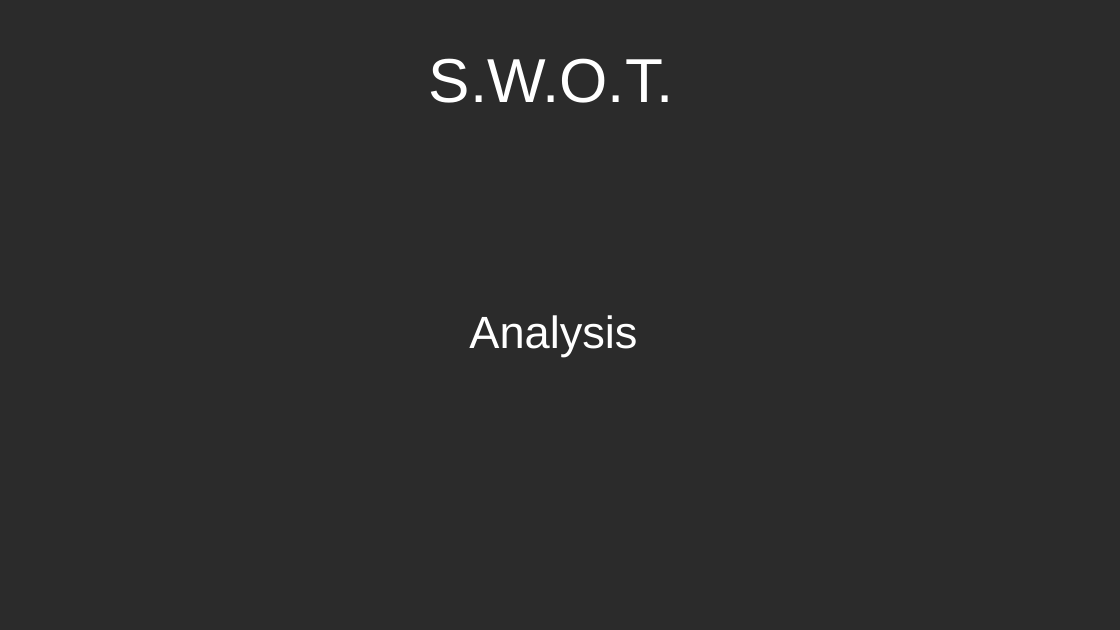
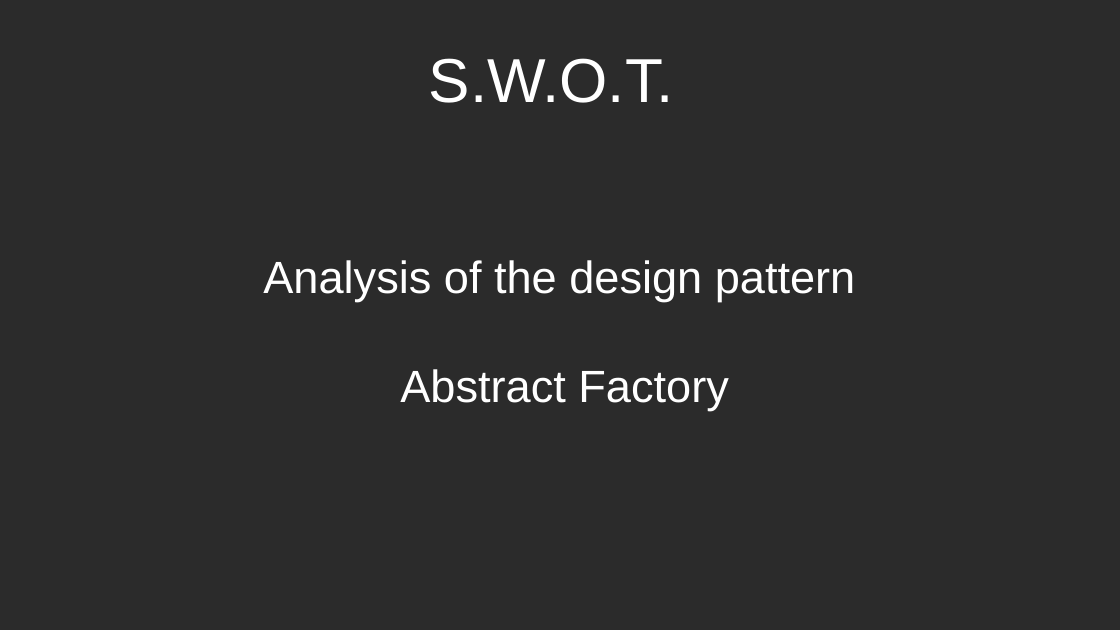
Before and after one commit to RayAndrade/JavaScriptStudy, a slide deck: slide 1 of Creational/AbstractFactory/swot.odp. Drawn at 1120x630 pixels with LibreOffice and Linux fonts; fonts in the diff are those of the drawing; background and template pictures are left out; a plain dark background stands for a picture behind light text. Boxes give left, top, right and bottom in pixels: in the first picture for what was removed or moved away, otherwise in the second. Text is boxed around its words. In the diff, an @@ line names an element or a change of style, - is before the commit and + after.

```diff
--- a/Creational/AbstractFactory/swot.odp
+++ b/Creational/AbstractFactory/swot.odp
@@ subtitle at [263,260,855,410]: text changed @@
-Analysis
+Analysis of the design pattern
+Abstract Factory
```
Also in this commit, not shown: 48 other files.
